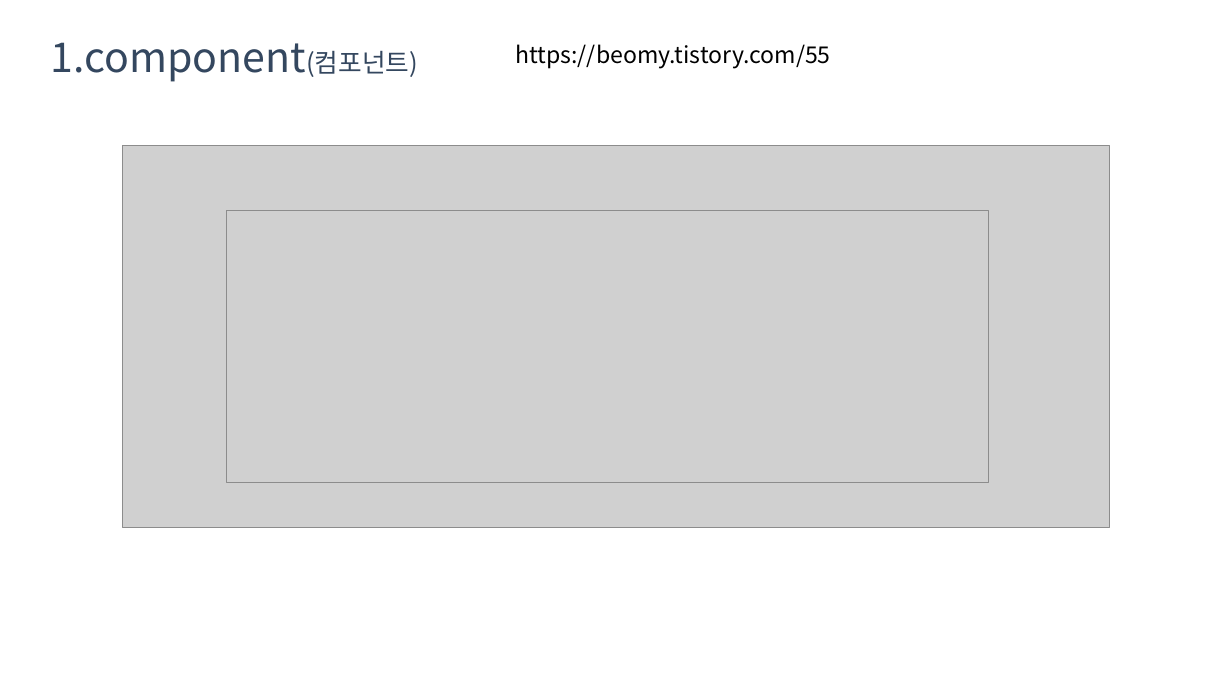
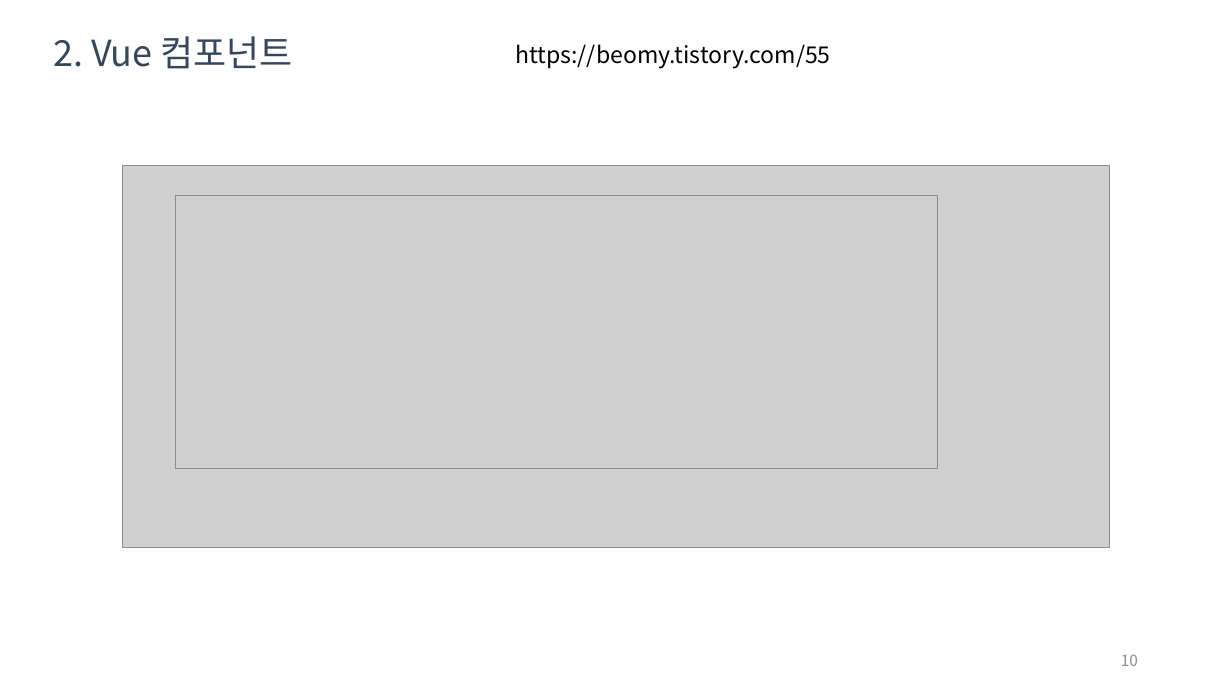
Before and after one commit to raheego/vue-todolist, a slide deck: slide 10 of 역량강화_vuejs_grh.pptx (slide 11 before the commit). Drawn at 1232x693 pixels with LibreOffice and Linux fonts; fonts in the diff are those of the drawing; grey boxes stand for pictures. Boxes give left, top, right and bottom in pixels: in the first picture for what was removed or moved away, otherwise in the second. Text is boxed around its words. In the diff, an @@ line names an element or a change of style, - is before the commit and + after.

```diff
--- a/역량강화_vuejs_grh.pptx
+++ b/역량강화_vuejs_grh.pptx
@@ text at bbox=[53, 36, 292, 69]: text changed; size 32 to 28 pt @@
-1.component(컴포넌트)
+2. Vue 컴포넌트
@@ picture: place and size @@
-picture at bbox=[123, 145, 1110, 527]
+picture at bbox=[123, 165, 1110, 547]
@@ picture: place and size @@
-picture at bbox=[226, 210, 989, 482]
+picture at bbox=[175, 196, 937, 469]
@@ page number added at bbox=[1121, 654, 1138, 666], 12 pt, text #8C8C8C @@
+10
```
Also in this commit, not shown: 33 other slides changed, 13 slides added, 6 slides removed.
